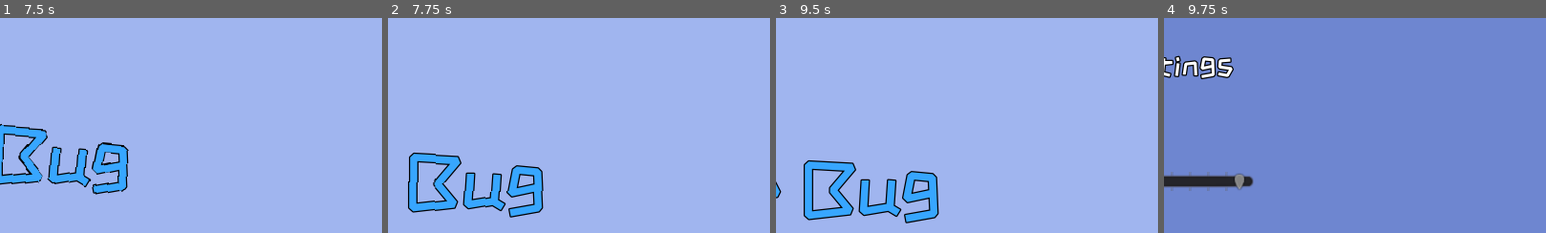
Above: before the commit, frames 1-4 (left to right).
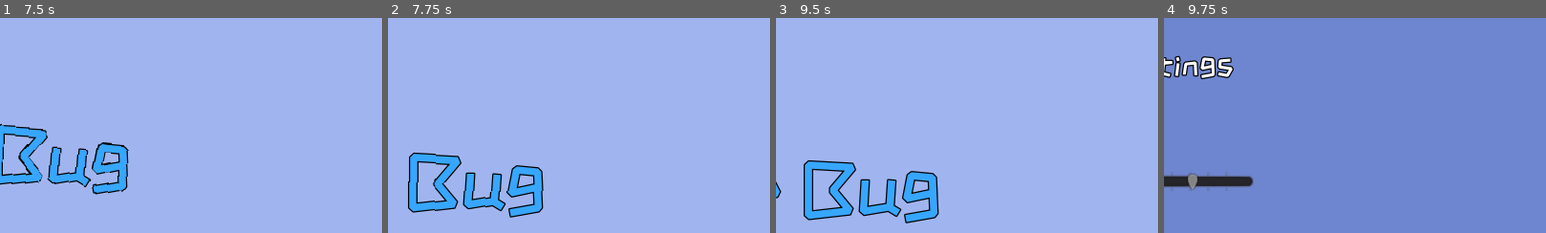
Above: after the commit, the same moments.

Repository: cpvanlue/dive-bug
Game: Godot game, scene res://MainMenu/MainMenu.tscn
Two runs of this game, one before a commit and one after it. Both use one fixed random seed, a clock stepped at 60 frames per second and the inputs below.
Inputs (mouse positions are % of the whole screen's width and height, from its top left):
- Up to frame 1 (7.5 s): click "Play" at 0.5 s; tap Enter (shoot) at 1.25, 1.35, 3.6, 7.35 s; hold D (right) 1.28-2.78 s; tap Shift (sprint) at 2.1 s; hold A (left) 2.78-3.53 s; tap Space (swim) at 2.85, 5.1 s; hold D (right) 3.53-5.03 s; hold Shift (sprint) 4.28-5.03 s; hold A (left) 5.03-5.75 s; click "Main Menu" at 5.75 s; click "Play" at 6.5 s; hold D (right) from 7.28 s (still down)
- Up to frame 2 (7.75 s): keep holding D (right)
- Up to frame 3 (9.5 s): release D (right) at 8.03 s; hold A (left) from 8.03 s (still down); tap Shift (sprint) at 8.1 s; tap Space (swim) at 8.75, 8.85 s
- Up to frame 4 (9.75 s): release A (left) at 9.5 s; click (5, 9) at 9.5 s
The pictures show only the part of the screen within x 50-100%, y 0-50%; the shares and areas given below are measured in that part.

Frames 1-3 are identical in both runs. In frame 4, 0.4% of the frame differs, in the area x 6-21%, y 72-80%.

Commit message:
Fix issue where volume sliders were reset when switching between scenes

Diff:
--- a/HUD/HUD.gd
+++ b/HUD/HUD.gd
@@ -7,5 +7,6 @@
 
 func _on_MainMenuButton_pressed() -> void:
 	var _ignored = SceneTransition.change_scene("res://MainMenu/MainMenu.tscn")
-	SoundPlayer.fade(mainMenuTheme.get_node("Tween"), mainMenuTheme, -80, -10, Tween.EASE_OUT, false, true)
-	SoundPlayer.fade(levelTheme.get_node("Tween"), levelTheme, -15, -80, Tween.EASE_IN, true, false)
+	var volume = levelTheme.volume_db
+	SoundPlayer.fade(mainMenuTheme.get_node("Tween"), mainMenuTheme, -80, volume, Tween.EASE_OUT, false, true)
+	SoundPlayer.fade(levelTheme.get_node("Tween"), levelTheme, volume, -80, Tween.EASE_IN, true, false)
--- a/MainMenu/MainMenu.gd
+++ b/MainMenu/MainMenu.gd
@@ -1,16 +1,17 @@
 extends Node2D
 
 
-onready var mainMenuTheme = SoundPlayer.get_node("MainMenuTheme")
-onready var levelMusic = SoundPlayer.get_node("LevelMusic")
+onready var mainMenuTheme := SoundPlayer.get_node("MainMenuTheme")
+onready var levelMusic := SoundPlayer.get_node("LevelMusic")
 
 func _ready() -> void:
 	mainMenuTheme.play()
 
 func _on_PlayButton_pressed() -> void:
 	var _returnValue = SceneTransition.change_scene("Level/Level.tscn")
-	SoundPlayer.fade(mainMenuTheme.get_node("Tween"), mainMenuTheme, -10, -80, Tween.EASE_IN, true, false)
-	SoundPlayer.fade(levelMusic.get_node("Tween"), levelMusic, -80, -15, Tween.EASE_OUT, false, true)
+	var volume = mainMenuTheme.volume_db
+	SoundPlayer.fade(mainMenuTheme.get_node("Tween"), mainMenuTheme, mainMenuTheme.volume_db, -80, Tween.EASE_IN, true, false)
+	SoundPlayer.fade(levelMusic.get_node("Tween"), levelMusic, -80, volume, Tween.EASE_OUT, false, true)
 
 
 func _on_TextureButton_pressed():
--- a/Settings/Settings.gd
+++ b/Settings/Settings.gd
@@ -1,5 +1,9 @@
 extends Node2D
 
+
+func _ready() -> void:
+	$CanvasLayer/Control/MusicSlider.value = SoundPlayer.get_node("MainMenuTheme").volume_db
+	$CanvasLayer/Control/SFXSlider.value = SoundPlayer.get_node("EnemyDamaged").volume_db
 
 
 func _on_MusicSlider_value_changed(value):
